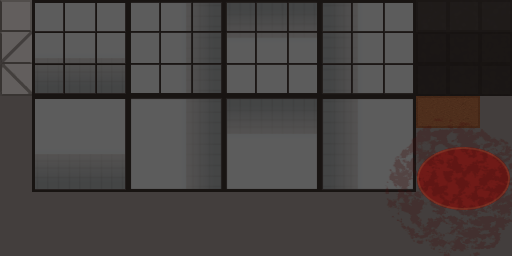
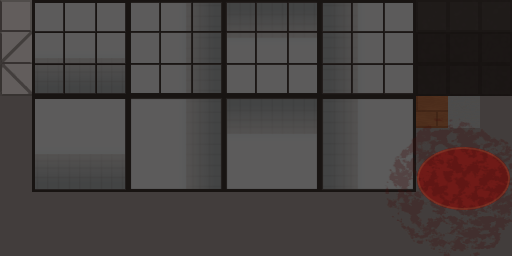
Layers edited between the first and the second 512x256 image:
"shadow": opacity 20% → 21%, painted on it over left=416, top=96, right=480, bottom=128
showed "overall-highlight", painted on it over left=417, top=96, right=480, bottom=128
showed "overall-shadow", painted on it over left=416, top=96, right=480, bottom=128
"Ebenengruppe-Kopie": opacity 15% → 6% over left=416, top=96, right=480, bottom=128
hid "Ebenengruppe" over left=416, top=96, right=480, bottom=128
painted on "foundation" over left=448, top=96, right=480, bottom=128
